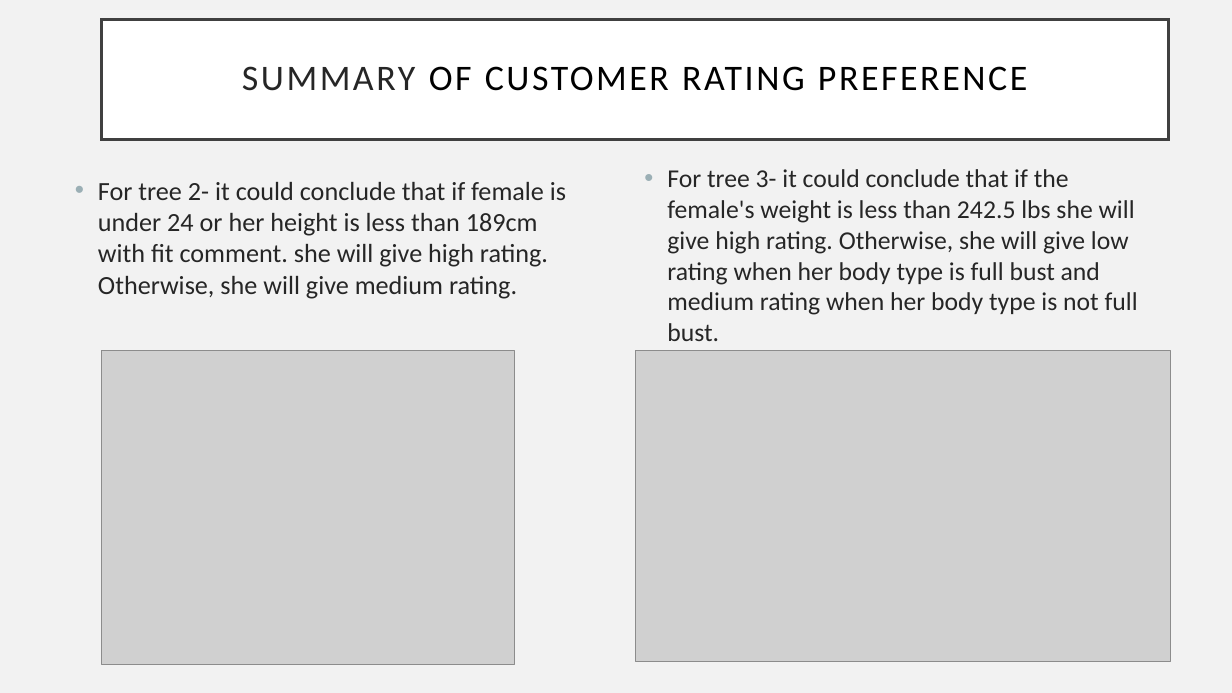
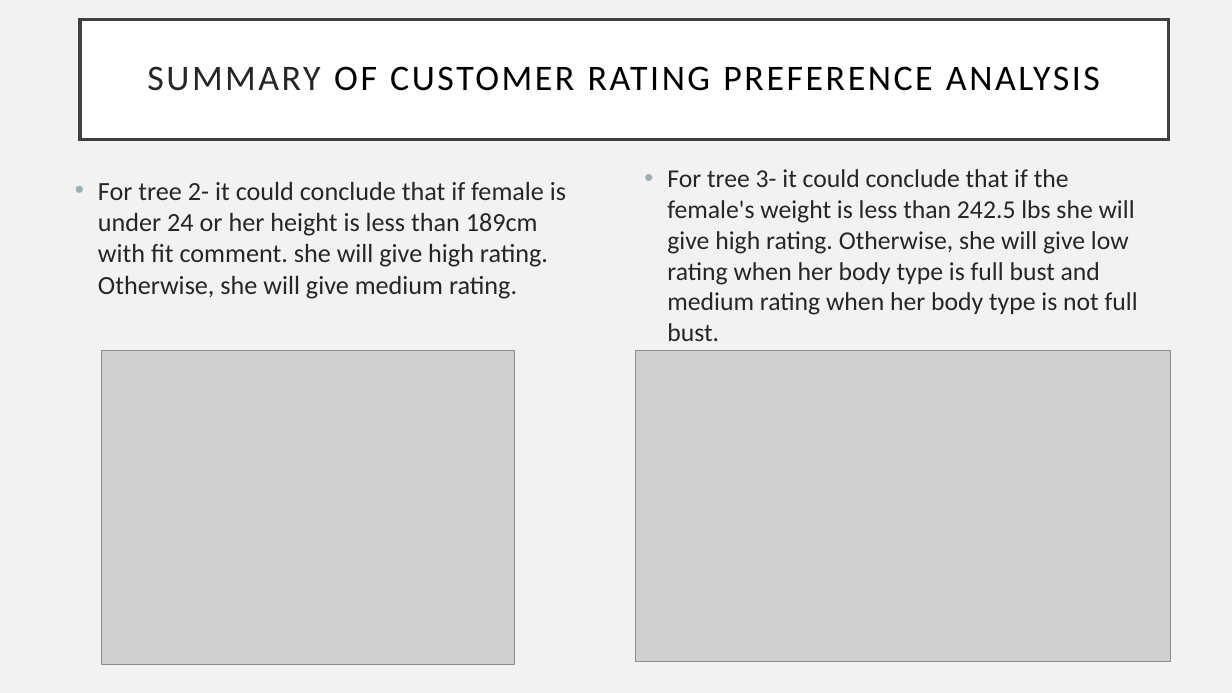
Before and after one commit to IST-718-Fall-2020/project_presentation-group4, a slide deck: slide 10 of project_presentation-group4.pptx. Drawn at 1232x693 pixels with LibreOffice and Linux fonts; fonts in the diff are those of the drawing; grey boxes stand for pictures. Boxes give left, top, right and bottom in pixels: in the first picture for what was removed or moved away, otherwise in the second. Text is boxed around its words. In the diff, an @@ line names an element or a change of style, - is before the commit and + after.

```diff
--- a/project_presentation-group4.pptx
+++ b/project_presentation-group4.pptx
@@ title "SUMMARY OF CUSTOMER RATING PREFERENCE ...": place and size @@
-title "SUMMARY OF CUSTOMER RATING PREFERENCE ..." at [102,19,1168,140]
+title "SUMMARY OF CUSTOMER RATING PREFERENCE ..." at [80,19,1169,140]
@@ title at [147,66,1100,91]: text changed @@
-SUMMARY OF CUSTOMER RATING PREFERENCE
+SUMMARY OF CUSTOMER RATING PREFERENCE ANALYSIS
```
Also in this commit, not shown: 2 other slides changed.
